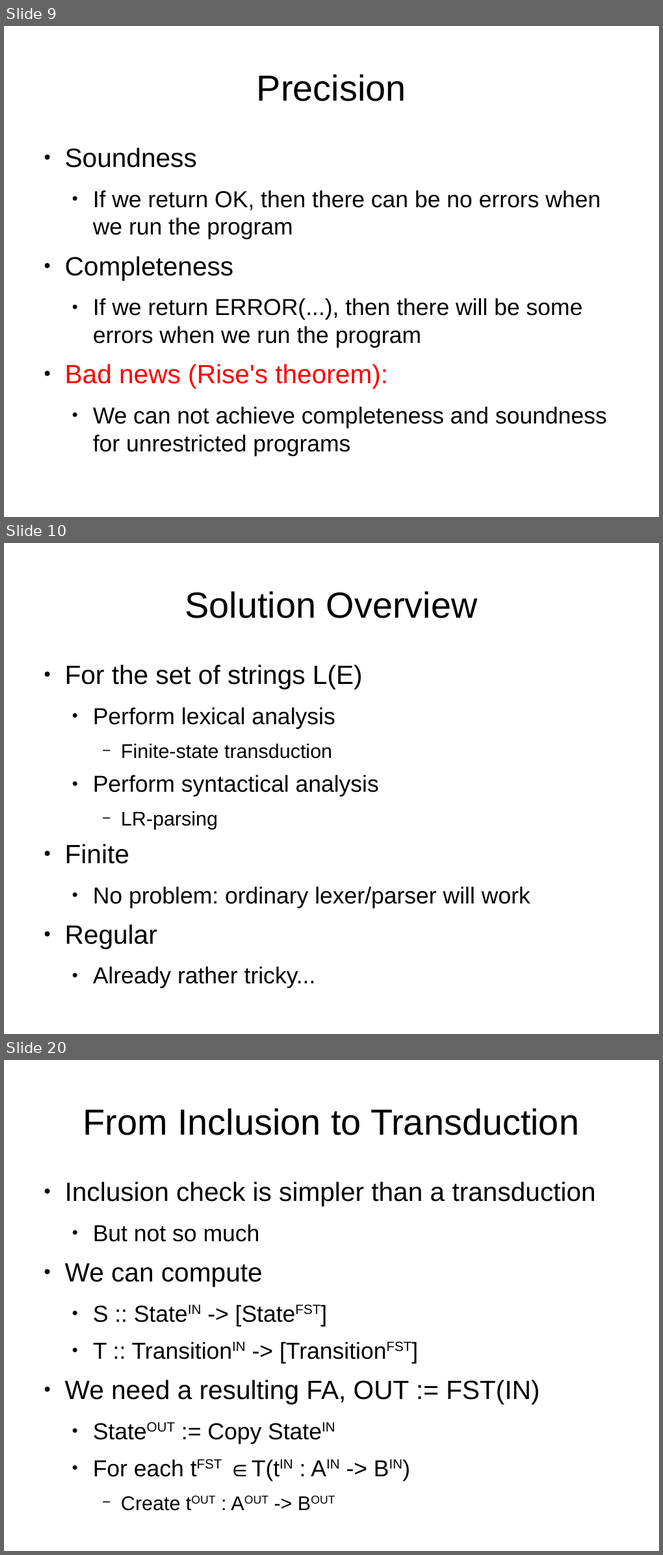
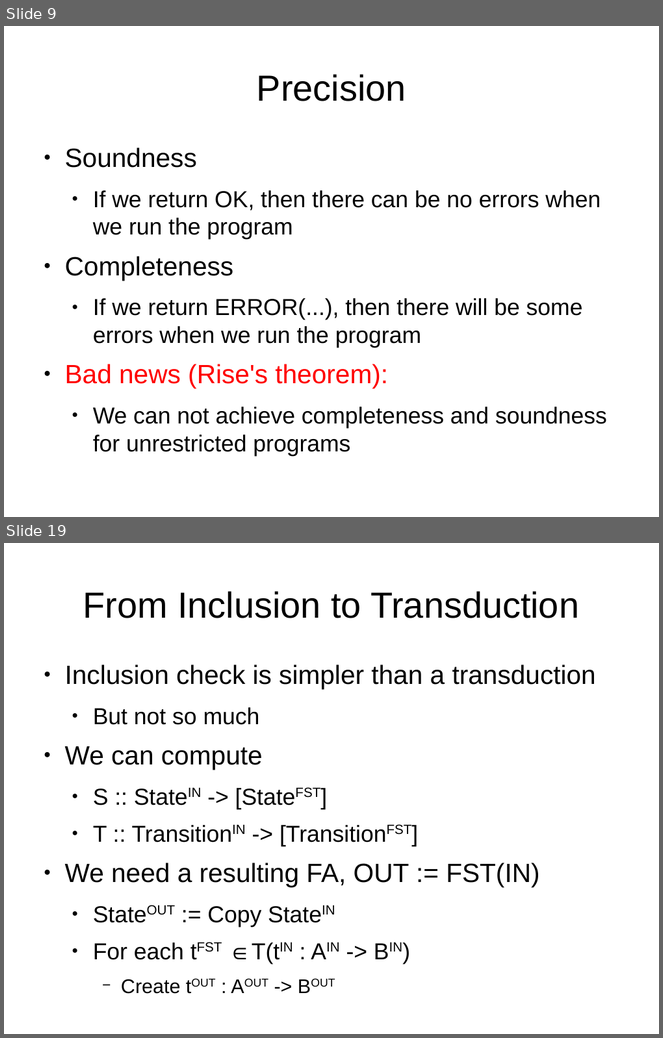
Before and after one commit to abreslav-from-google-code/abreslav, a slide deck: work/PL_Seminar/breslav_abstract_parsing.odp. Shown one above the other, each under a label of ours: slides 9, 10 and 20 before the commit, slides 9 and 19 after it; the slides between them are not shown. The pictures are 663x1555 and 663x1038 pixels, drawn with LibreOffice and Linux fonts; fonts in the diff are those of the drawing. Boxes give left, top, right and bottom in pixels: in the first picture for what was removed or moved away, otherwise in the second. Text is boxed around its words. In the diff, an @@ line names an element or a change of style, - is before the commit and + after.

Commit message:
parsing examples pending

```diff
--- a/work/PL_Seminar/breslav_abstract_parsing.odp
+++ b/work/PL_Seminar/breslav_abstract_parsing.odp
@@ slide 10 removed at box(4, 543, 659, 1034), background #FFFFFF @@
@@ title removed at box(185, 591, 478, 618) @@
-Solution Overview
@@ text removed at box(65, 665, 530, 989) @@
-● For the set of strings L(E)
-  ● Perform lexical analysis
-    − Finite-state transduction
-  ● Perform syntactical analysis
-    − LR-parsing
-● Finite
-  ● No problem: ordinary lexer/parser will work
-● Regular
-  ● Already rather tricky...
@@ what was slide 20 is now slide 19 @@
```
Also in this commit, not shown: 14 slides changed, 14 slides added, 1 other slide removed.
